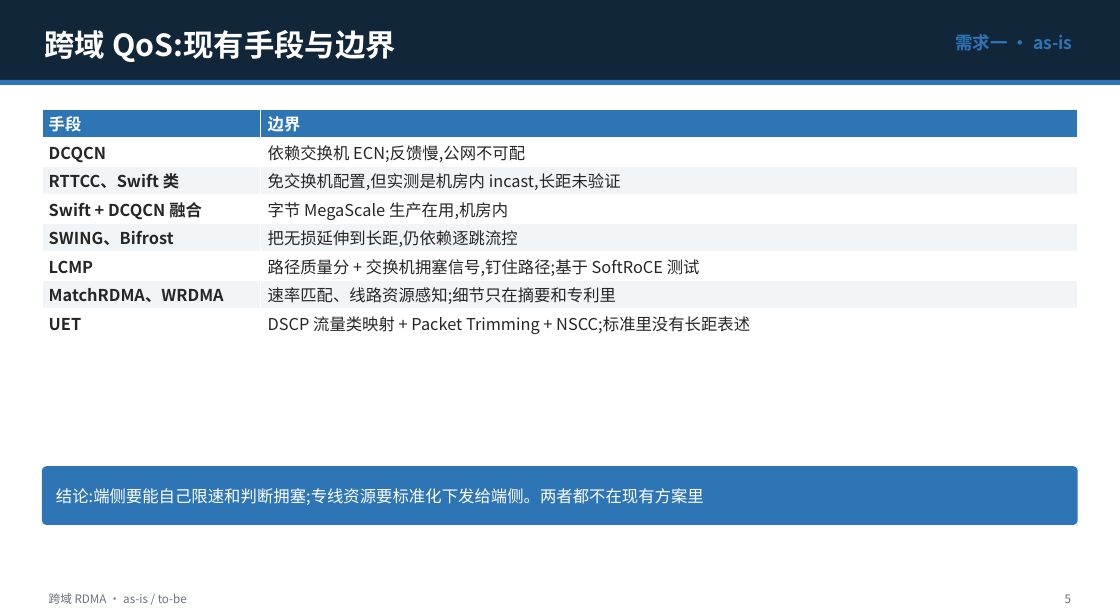
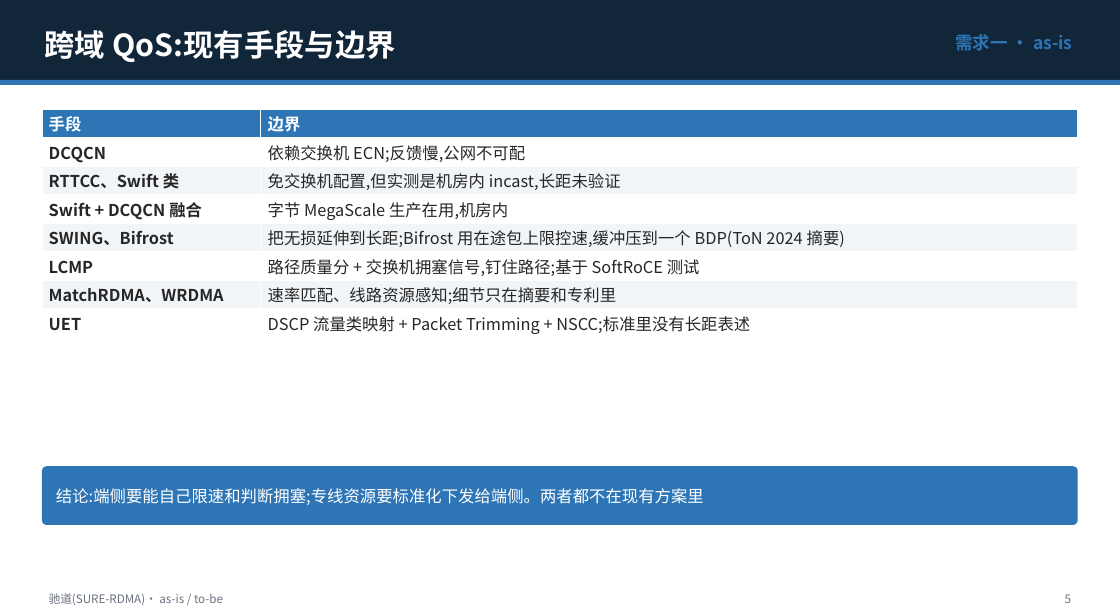
Before and after one commit to dongsanche/Third-party-ETH, a slide deck: slide 5 of cross-domain-qos-utilization-security-offload.pptx. Drawn at 1120x616 pixels with LibreOffice and Linux fonts; fonts in the diff are those of the drawing. Boxes give left, top, right and bottom in pixels: in the first picture for what was removed or moved away, otherwise in the second. Text is boxed around its words. In the diff, an @@ line names an element or a change of style, - is before the commit and + after.

Commit message:
Add working name (Chidao / SURE-RDMA) and performance estimates; add Azure RTT stats, Bifrost evidence, estimate and sources slides

```diff
--- a/cross-domain-qos-utilization-security-offload.pptx
+++ b/cross-domain-qos-utilization-security-offload.pptx
@@ table at <box>42,109,1078,338</box> @@
-row 5, column 2: 把无损延伸到长距,仍依赖逐跳流控
+row 5, column 2: 把无损延伸到长距;Bifrost 用在途包上限控速,缓冲压到一个 BDP(ToN 2024 摘要)
@@ text at <box>49,593,223,605</box>: text changed @@
-跨域 RDMA · as-is / to-be
+驰道(SURE-RDMA)· as-is / to-be
```
Also in this commit, not shown: 14 other slides changed, 2 slides added, 2 other files.
